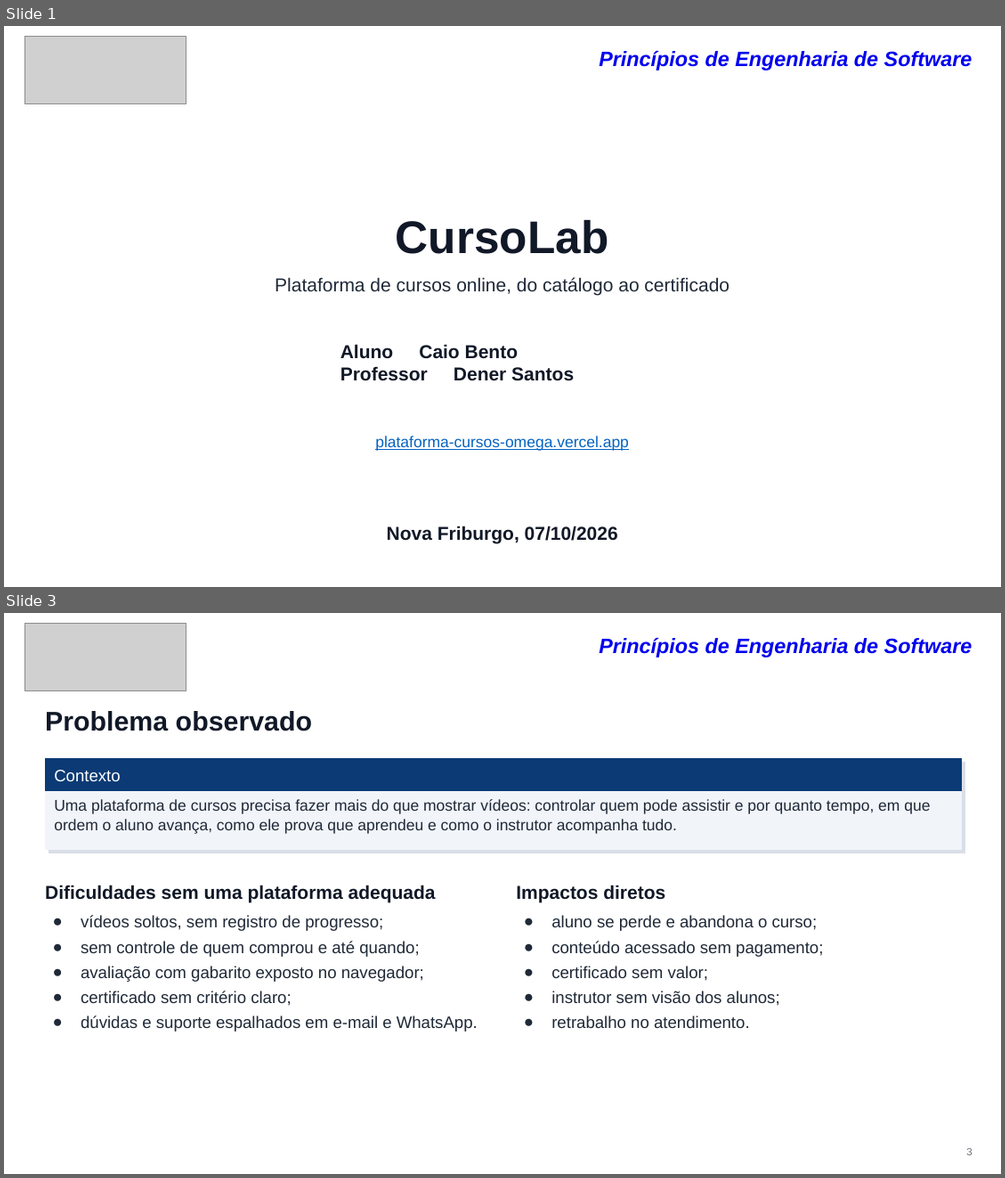
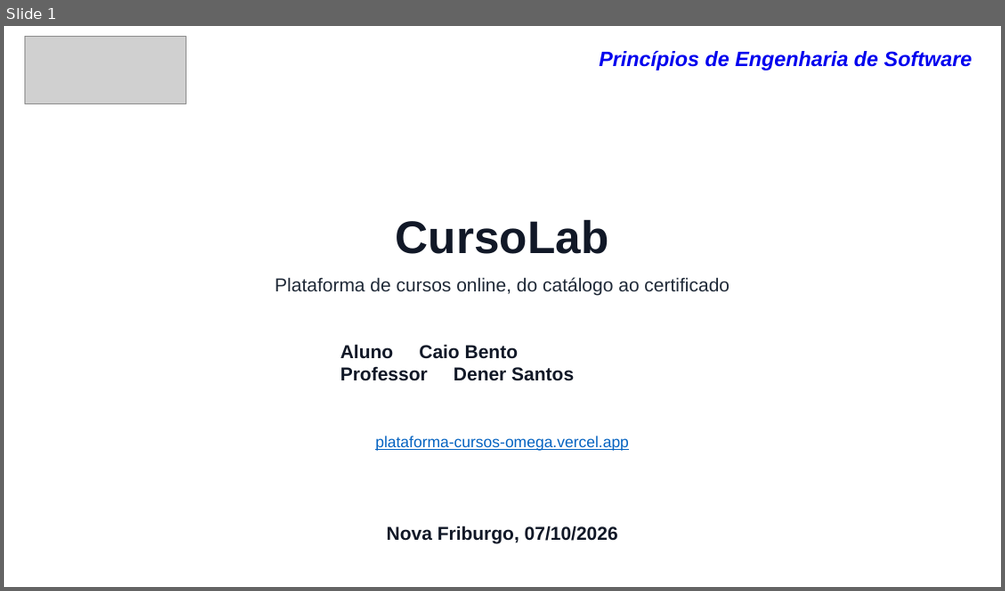
Before and after one commit to caiobento7/plataforma_cursos, a slide deck: docs/entrega/CursoLab-apresentacao.pptx. Shown one above the other, each under a label of ours: slides 1 and 3 before the commit, slide 1 after it; the slides between them are not shown. The pictures are 1005x1178 and 1005x591 pixels, drawn with LibreOffice and Linux fonts; fonts in the diff are those of the drawing; grey boxes stand for pictures. Boxes give left, top, right and bottom in pixels: in the first picture for what was removed or moved away, otherwise in the second. Text is boxed around its words. In the diff, an @@ line names an element or a change of style, - is before the commit and + after.

```diff
--- a/docs/entrega/CursoLab-apresentacao.pptx
+++ b/docs/entrega/CursoLab-apresentacao.pptx
@@ slide 3 removed at box(4, 613, 1001, 1174), background #FFFFFF @@
@@ picture removed at box(25, 624, 186, 690) @@
@@ text removed at box(599, 638, 972, 657) @@
-Princípios de Engenharia de Software
@@ text removed at box(45, 711, 312, 731) @@
-Problema observado
@@ rectangle removed at box(45, 759, 961, 792) @@
@@ rectangle removed at box(48, 763, 965, 853) @@
@@ text removed at box(54, 770, 120, 782) @@
-Contexto
@@ rectangle removed at box(45, 792, 961, 850) @@
@@ text removed at box(54, 799, 930, 834) @@
-Uma plataforma de cursos precisa fazer mais do que mostrar vídeos: controlar quem pode assistir e por quanto tempo, em que ordem o aluno avança, como ele prova que aprendeu e como o instrutor acompanha tudo.
@@ text removed at box(45, 884, 436, 902) @@
-Dificuldades sem uma plataforma adequada
@@ text removed at box(516, 884, 665, 902) @@
-Impactos diretos
@@ text removed at box(81, 915, 477, 1031) @@
-● vídeos soltos, sem registro de progresso;
-● sem controle de quem comprou e até quando;
-● avaliação com gabarito exposto no navegador;
-● certificado sem critério claro;
-● dúvidas e suporte espalhados em e-mail e WhatsApp.
@@ text removed at box(551, 915, 823, 1028) @@
-● aluno se perde e abandona o curso;
-● conteúdo acessado sem pagamento;
-● certificado sem valor;
-● instrutor sem visão dos alunos;
-● retrabalho no atendimento.
@@ text removed at box(966, 1148, 971, 1155) @@
-3
```
Also in this commit, not shown: 19 slides changed, 8 slides added, 4 other slides removed, 14 other files.
